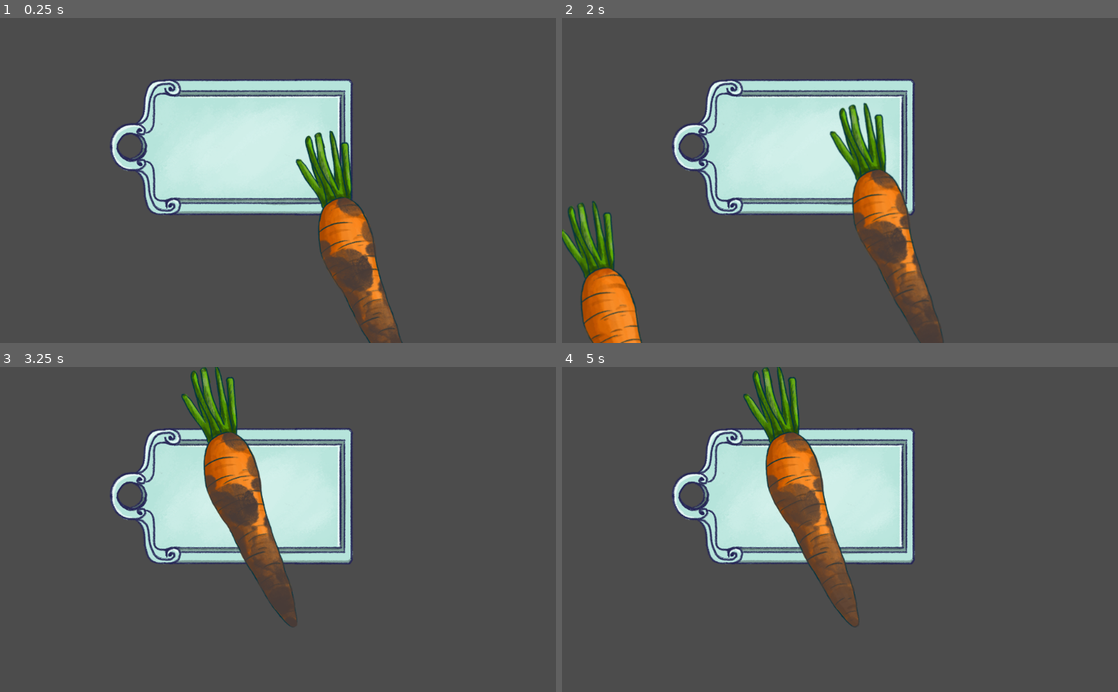
Above: before the commit, frames 1-4 (two rows, left to right).
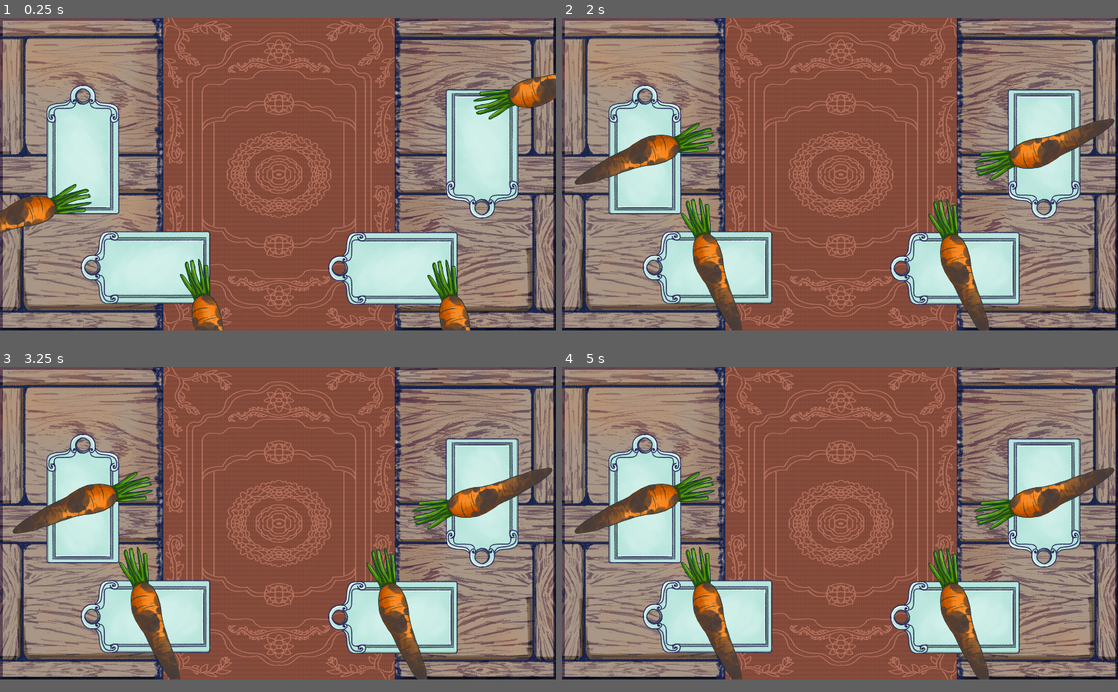
Above: after the commit, the same moments.

Repository: doctor-g/CanningHeroesGE
Game: Godot game, scene res://src/Game.tscn
The game is run twice, just before and just after one commit, with the same random seed, the same clock (stepped at 60 frames per second) and the same inputs.
Inputs (mouse positions are in pixels of both pictures, inside the frame that each line leads up to):
- Up to frame 1 (0.25 s): no input
- Up to frame 2 (2 s): drag from (851, 213) to (895, 109) at 0.52 s; drag from (728, 196) to (812, 245) at 1.27 s
- Up to frame 3 (3.25 s): move the mouse to (339, 614) at 2.02 s; click (339, 614) at 2.17 s; drag from (250, 594) to (111, 480) at 2.77 s
- Up to frame 4 (5 s): tap Enter at 3.5 s; move the mouse to (1006, 578) at 3.52 s; click (1006, 578) at 3.67 s; tap Space at 4.25 s; drag from (673, 480) to (817, 529) at 4.27 s
In our replay, the window is 800x468 before the commit and 800x450 after it. These sizes can differ from the game's own. Grey fills any space a smaller window leaves; there, only what the larger window draws over its background counts as a difference.

The runs differ from the first frame. In frame 1, 93% of the frame differs, in the area x 0-100%, y 0-100%; in frame 2, 93%; in frame 3, 92%; in frame 4, 92%.

Commit message:
Add multiple cutting boards

Diff:
--- a/project/project.godot
+++ b/project/project.godot
@@ -19,6 +19,15 @@
 run/main_scene="res://src/Game.tscn"
 config/icon="res://icon.png"
 
+[display]
+
+window/size/width=1920
+window/size/height=1080
+window/size/test_width=1024
+window/size/test_height=768
+window/stretch/mode="2d"
+window/stretch/aspect="keep"
+
 [rendering]
 
 quality/driver/driver_name="GLES2"
--- a/project/src/Game.gd
+++ b/project/src/Game.gd
@@ -1,19 +1,21 @@
 extends Node2D
-
 
 var Carrot = preload("res://src/Food/Carrot/CleanableCarrot.tscn")
 
+onready var _cutting_boards := []
 
 # Called when the node enters the scene tree for the first time.
 func _ready():
-	_add_carrot()
+	_cutting_boards = $CuttingBoards.get_children()
+	for item in _cutting_boards:
+		_add_carrot_to(item)
 
 
-func _add_carrot():
+func _add_carrot_to(board):
 	var carrot = Carrot.instance()
-	$CuttingBoard.add(carrot)
-	carrot.connect("cleaned", self, "_on_carrot_cleaned", [carrot])
+	board.add(carrot)
+	carrot.connect("cleaned", self, "_on_carrot_cleaned", [board])
 
 
-func _on_carrot_cleaned(carrot):
-	_add_carrot()
+func _on_carrot_cleaned(board):
+	_add_carrot_to(board)
--- a/project/src/Game.tscn
+++ b/project/src/Game.tscn
@@ -1,13 +1,40 @@
-[gd_scene load_steps=3 format=2]
+[gd_scene load_steps=4 format=2]
 
 [ext_resource path="res://src/Environment/CuttingBoard.tscn" type="PackedScene" id=1]
 [ext_resource path="res://src/Game.gd" type="Script" id=2]
+[ext_resource path="res://assets/props/table.png" type="Texture" id=3]
 
 [node name="Node2D" type="Node2D"]
 script = ExtResource( 2 )
 
-[node name="CuttingBoard" parent="." instance=ExtResource( 1 )]
-position = Vector2( 441, 239 )
+[node name="Table" type="Sprite" parent="."]
+texture = ExtResource( 3 )
+centered = false
+
+[node name="CuttingBoards" type="Node" parent="."]
+
+[node name="CuttingBoard1" parent="CuttingBoards" instance=ExtResource( 1 )]
+position = Vector2( 517.533, 863.222 )
 fly_in_source = Vector2( 500, 500 )
 fly_out_destination = Vector2( -500, 500 )
 flight_duration = 1.0
+
+[node name="CuttingBoard2" parent="CuttingBoards" instance=ExtResource( 1 )]
+position = Vector2( 1665.64, 455.073 )
+rotation = -1.57079
+fly_in_source = Vector2( 500, 500 )
+fly_out_destination = Vector2( -500, 500 )
+flight_duration = 1.0
+
+[node name="CuttingBoard3" parent="CuttingBoards" instance=ExtResource( 1 )]
+position = Vector2( 285.563, 469.755 )
+rotation = 1.57079
+fly_in_source = Vector2( 500, 500 )
+fly_out_destination = Vector2( -500, 500 )
+flight_duration = 1.0
+
+[node name="CuttingBoard4" parent="CuttingBoards" instance=ExtResource( 1 )]
+position = Vector2( 1372, 866.159 )
+fly_in_source = Vector2( 500, 500 )
+fly_out_destination = Vector2( -500, 500 )
+flight_duration = 1.0
Binary file added: project/assets/props/table.png
Not shown, added: project/assets/props/table.png.import
